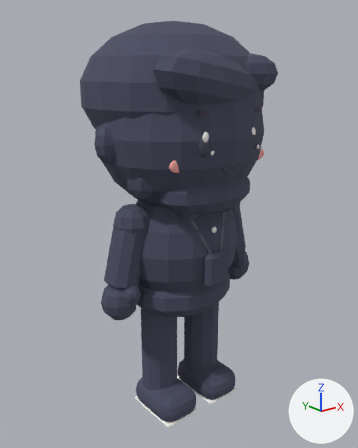
Two versions of the glTF model out/avatars/av_fajar.glb, one commit apart.
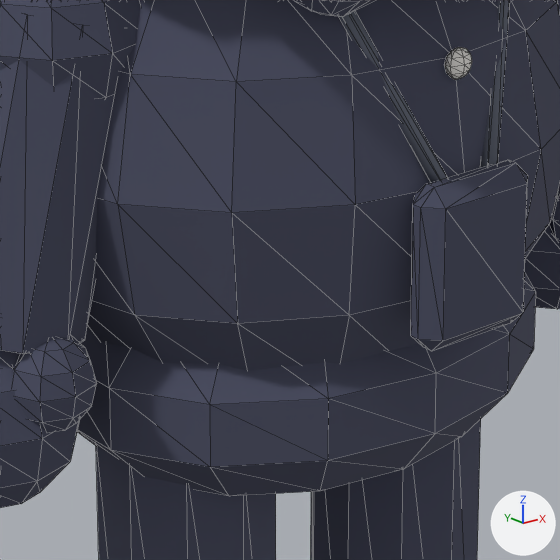
Each version appears first whole from a camera (50 mm lens) standing at (-1.038, -1.287, 1.195) and looking at (0.01, 0.024, 0.67), and next in a close-up on the part from 34% to 66% of the width and 48% to 74% of the height. The lights are fixed; the arrows at lower right show +X, +Y and +Z. The last two pictures show the newer version. The close-ups show mesh edges as thin lines. Where no turn or scale is listed for an object, it has been applied to the vertices. Vertices at exactly the same position are counted once.

Names of what the first close-up shows: 'SM_av_fajar_acc_badge', 'SM_av_fajar_acc_badge_outline', 'SM_av_fajar_arm_l_outline', 'SM_av_fajar_arm_r_outline', 'SM_av_fajar_hips_outline', 'SM_av_fajar_leg_l_outline', 'SM_av_fajar_leg_r_outline', 'SM_av_fajar_torso', 'SM_av_fajar_torso_outline'.
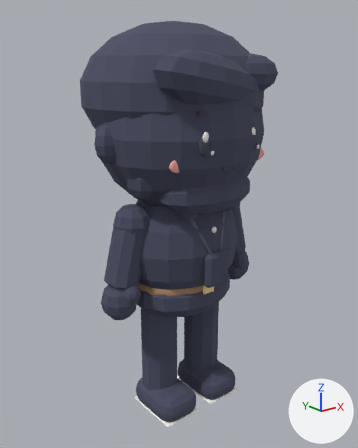
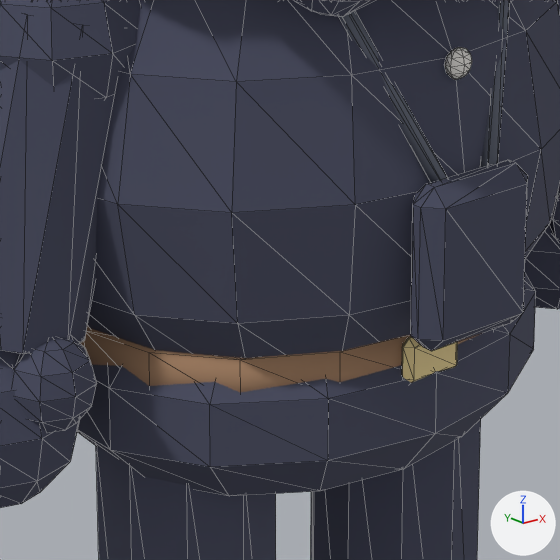
Diff of the bpy script that builds the scene:
```diff
--- a/out/avatars/av_fajar.glb.py
+++ b/out/avatars/av_fajar.glb.py
@@ mat_mat_butter @@
+mat_mat_butter = principled_material('MAT_butter')
+mat_mat_butter.base_color = (0.922, 0.738, 0.356)  # beige #f6dfa1
+mat_mat_butter.roughness = 1.0
@@ me_sm_av_fajar_hips @@
 # used by ob_sm_av_fajar_hips; location = (0.0, 0.0, 0.0)
-me_sm_av_fajar_hips.from_pydata(...)  # 86 vertices, 168 faces; spans x -0.181..0.181, y -0.146..0.146, z 0.36..0.54
+me_sm_av_fajar_hips.from_pydata(...)  # 142 vertices, 272 faces; spans x -0.185..0.185, y -0.154..0.147, z 0.36..0.54
+# me_sm_av_fajar_hips part 1: a new loose piece, a 16-sided cylinder along z spanning x -0.185..0.185, y -0.147..0.147, z 0.468..0.502, in mat_mat_wood_dark (brown #a98466)
+# me_sm_av_fajar_hips part 2: a new loose piece of 24 vertices spanning x -0.025..0.025, y -0.154..-0.142, z 0.468..0.502, in mat_mat_butter (beige #f6dfa1)
 me_sm_av_fajar_hips.materials.append(mat_mat_charcoal)
+me_sm_av_fajar_hips.materials.append(mat_mat_wood_dark)  # brown #a98466
+me_sm_av_fajar_hips.materials.append(mat_mat_butter)  # beige #f6dfa1
```

Location of each change, [x1, y1, x2, y2] in pixels of the close-ups (560 x 560 px):
'SM_av_fajar_hips', reshaped (not visible before)
    after: [80, 326, 484, 392]
part 1 of me_sm_av_fajar_hips, added (brown)
    after: [80, 326, 484, 392]
part 2 of me_sm_av_fajar_hips, added (beige)
    after: [402, 337, 458, 383]
